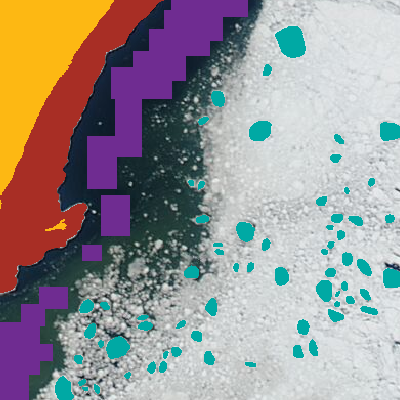
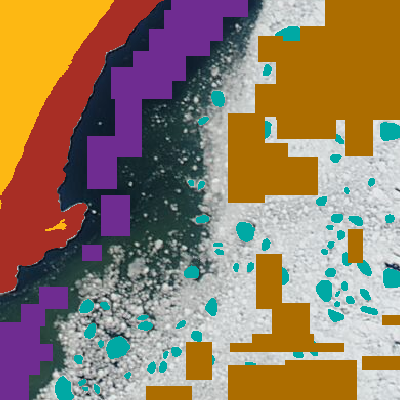
Revision of a layered (400, 400) image; what changed, layer by layer:
added layer "ice samples" (2nd of 2) above "ice floes" over [left=146, top=0, right=400, bottom=400]
